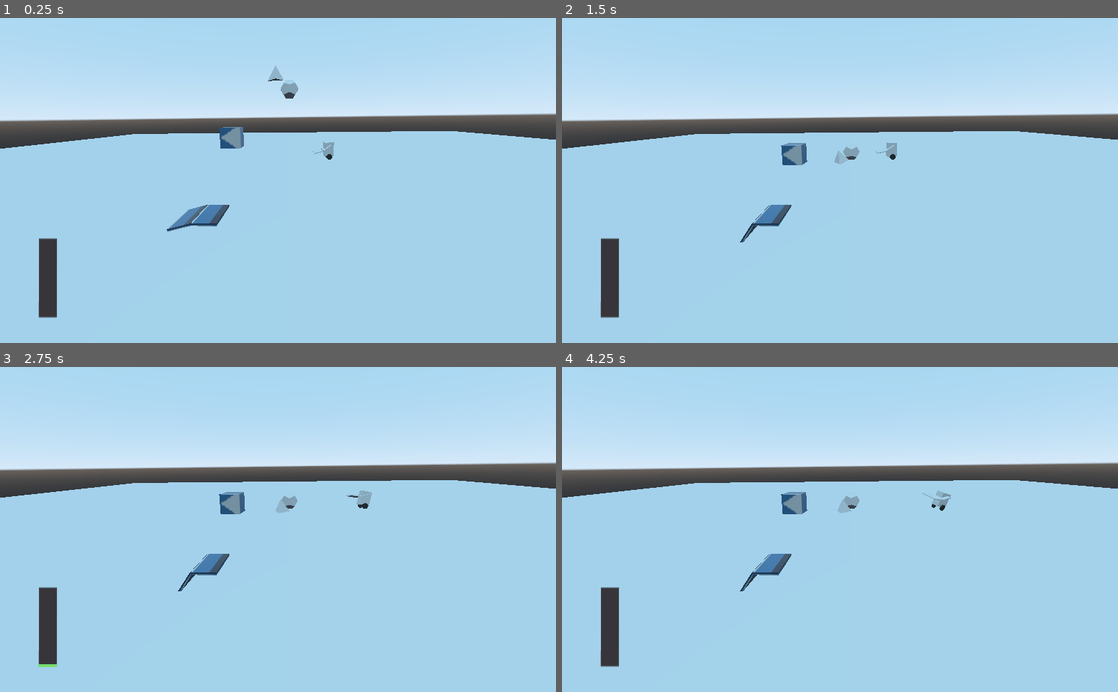
Above: before the commit, frames 1-4 (two rows, left to right).
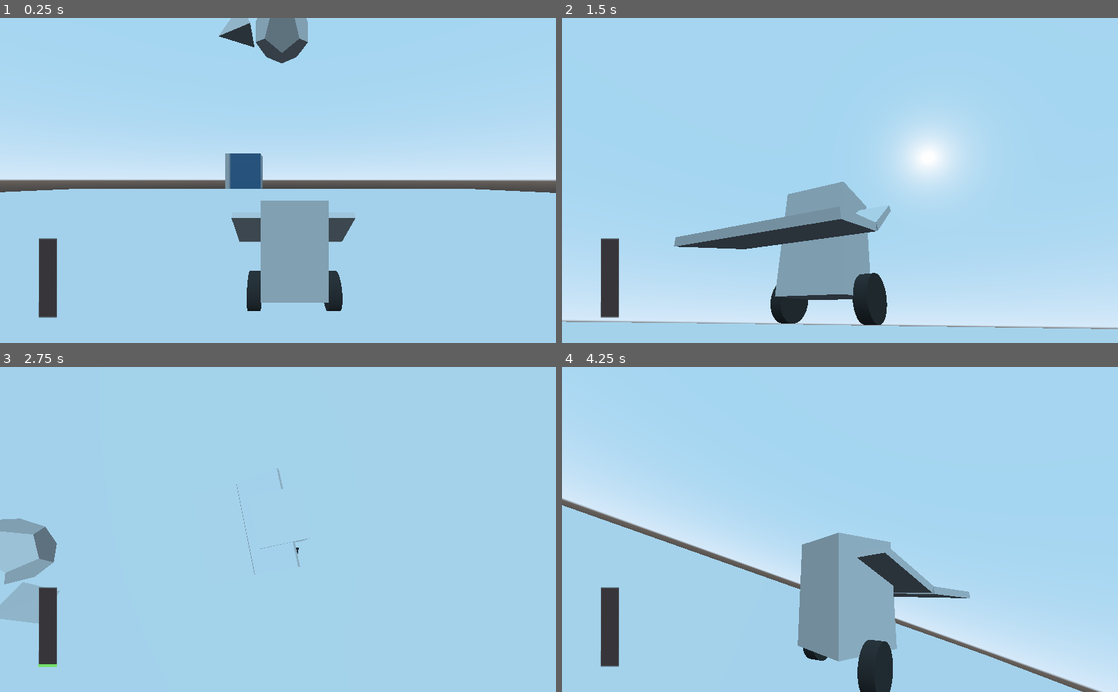
Above: after the commit, the same moments.

Repository: alandesson/GoGetIt
Game: Godot game, scene res://Spatial.tscn
Same seed, same stepped clock (60 frames per second), same inputs: the game is played once before the commit and once after it.
Inputs (mouse positions are in pixels of both pictures, inside the frame that each line leads up to):
- Up to frame 1 (0.25 s): no input
- Up to frame 2 (1.5 s): move the mouse to (962, 164) at 0.52 s; hold Right (right) 0.53-1.28 s; tap 1 (negativeRotation) at 0.6 s; move the mouse to (728, 196) at 1.27 s; hold Down (back) from 1.28 s (still down); tap 2 (positiveRotation) at 1.35 s
- Up to frame 3 (2.75 s): move the mouse to (333, 458) at 2.02 s; release Down (back) at 2.03 s; hold Right (right) from 2.03 s (still down); tap 1 (negativeRotation) at 2.1 s
- Up to frame 4 (4.25 s): move the mouse to (812, 594) at 2.77 s; release Right (right) at 2.78 s; hold W (forward) 2.78-3.53 s; tap 2 (positiveRotation) at 2.85 s; move the mouse to (1006, 578) at 3.52 s; hold Left (left) from 3.53 s (still down); tap 1 (negativeRotation) at 3.6 s

The runs differ from the first frame. In frame 1, 32% of the frame differs, in the area x 0-100%, y 0-91%; in frame 2, 36%, in the area x 0-100%, y 17-96%; in frame 3, 19%; in frame 4, 31%.

Commit message:
Separando a implementação em outra cena para evitar conflito

Diff:
--- /dev/null
+++ b/BracoManual.tscn
@@ -0,0 +1,43 @@
+[gd_scene load_steps=6 format=2]
+
+[ext_resource path="res://BracoManual.gd" type="Script" id=1]
+[ext_resource path="res://Material.material" type="Material" id=2]
+
+[sub_resource type="CubeMesh" id=5]
+material = ExtResource( 2 )
+size = Vector3( 2, 0.1, 1 )
+
+[sub_resource type="BoxShape" id=8]
+extents = Vector3( 1, 0.05, 0.4 )
+
+[sub_resource type="BoxShape" id=9]
+extents = Vector3( 1, 0.05, 0.4 )
+
+[node name="BracoManual" type="Spatial"]
+transform = Transform( 1, 0, 0, 0, 1, 0, 0, 0, 1, -0.209711, -1.55507, 2.75881 )
+script = ExtResource( 1 )
+
+[node name="braco" type="KinematicBody" parent="."]
+
+[node name="MeshInstance" type="MeshInstance" parent="braco"]
+transform = Transform( 1, 0, 0, 0, 1, 0, 0, 0, 1, 0, 0, 0.5 )
+mesh = SubResource( 5 )
+skeleton = NodePath("../../..")
+material/0 = null
+
+[node name="CollisionShape" type="CollisionShape" parent="braco"]
+transform = Transform( 1, 0, 0, 0, 1, 0, 0, 0, 1, 0, 0, 0.5 )
+shape = SubResource( 8 )
+
+[node name="Pazinha" type="KinematicBody" parent="braco"]
+transform = Transform( 1, 0, 0, 0, 1, 0, 0, 0, 1, 0, 0, 1 )
+
+[node name="MeshInstance2" type="MeshInstance" parent="braco/Pazinha"]
+transform = Transform( 1, 0, 0, 0, 1, 0, 0, 0, 1, 0, 0, 0.5 )
+mesh = SubResource( 5 )
+skeleton = NodePath("../../../..")
+material/0 = null
+
+[node name="CollisionShape" type="CollisionShape" parent="braco/Pazinha"]
+transform = Transform( 1, 0, 0, 0, 1, 0, 0, 0, 1, 0, 0, 0.5 )
+shape = SubResource( 9 )
--- a/Spatial.tscn
+++ b/Spatial.tscn
@@ -1,12 +1,10 @@
-[gd_scene load_steps=15 format=2]
+[gd_scene load_steps=10 format=2]
 
 [ext_resource path="res://D6.tscn" type="PackedScene" id=1]
 [ext_resource path="res://D12.tscn" type="PackedScene" id=2]
 [ext_resource path="res://D4.tscn" type="PackedScene" id=3]
 [ext_resource path="res://Player.tscn" type="PackedScene" id=4]
 [ext_resource path="res://EngineForce.gd" type="Script" id=5]
-[ext_resource path="res://BracoManual.gd" type="Script" id=6]
-[ext_resource path="res://Material.material" type="Material" id=7]
 
 [sub_resource type="BoxShape" id=1]
 extents = Vector3( 50, 1, 50 )
@@ -18,16 +16,6 @@
 
 [sub_resource type="StyleBoxFlat" id=4]
 bg_color = Color( 0.458824, 0.878431, 0.423529, 1 )
-
-[sub_resource type="CubeMesh" id=5]
-material = ExtResource( 7 )
-size = Vector3( 2, 0.1, 1 )
-
-[sub_resource type="BoxShape" id=8]
-extents = Vector3( 1, 0.05, 0.4 )
-
-[sub_resource type="BoxShape" id=9]
-extents = Vector3( 1, 0.05, 0.4 )
 
 [node name="Level" type="Spatial"]
 
@@ -64,39 +52,3 @@
 max_value = 200.0
 percent_visible = false
 script = ExtResource( 5 )
-
-[node name="Spatial" type="Spatial" parent="."]
-transform = Transform( 1, 0, 0, 0, 1, 0, 0, 0, 1, 16.3814, 3.30509, 0.092083 )
-
-[node name="BracoManual" type="Spatial" parent="Spatial"]
-transform = Transform( 1, 0, 0, 0, 1, 0, 0, 0, 1, -0.209711, -1.55507, 2.75881 )
-script = ExtResource( 6 )
-
-[node name="braco" type="KinematicBody" parent="Spatial/BracoManual"]
-
-[node name="MeshInstance" type="MeshInstance" parent="Spatial/BracoManual/braco"]
-transform = Transform( 1, 0, 0, 0, 1, 0, 0, 0, 1, 0, 0, 0.5 )
-mesh = SubResource( 5 )
-skeleton = NodePath("../../..")
-material/0 = null
-
-[node name="CollisionShape" type="CollisionShape" parent="Spatial/BracoManual/braco"]
-transform = Transform( 1, 0, 0, 0, 1, 0, 0, 0, 1, 0, 0, 0.5 )
-shape = SubResource( 8 )
-
-[node name="Pazinha" type="KinematicBody" parent="Spatial/BracoManual/braco"]
-transform = Transform( 1, 0, 0, 0, 1, 0, 0, 0, 1, 0, 0, 1 )
-
-[node name="MeshInstance2" type="MeshInstance" parent="Spatial/BracoManual/braco/Pazinha"]
-transform = Transform( 1, 0, 0, 0, 1, 0, 0, 0, 1, 0, 0, 0.5 )
-mesh = SubResource( 5 )
-skeleton = NodePath("../../../..")
-material/0 = null
-
-[node name="CollisionShape" type="CollisionShape" parent="Spatial/BracoManual/braco/Pazinha"]
-transform = Transform( 1, 0, 0, 0, 1, 0, 0, 0, 1, 0, 0, 0.5 )
-shape = SubResource( 9 )
-
-[node name="Camera" type="Camera" parent="Spatial"]
-transform = Transform( -0.0436814, -0.263048, 0.963793, -0.0119097, 0.964783, 0.262778, -0.998975, 9.30368e-10, -0.0452759, 8.80409, 2.39463, 0 )
-current = true
